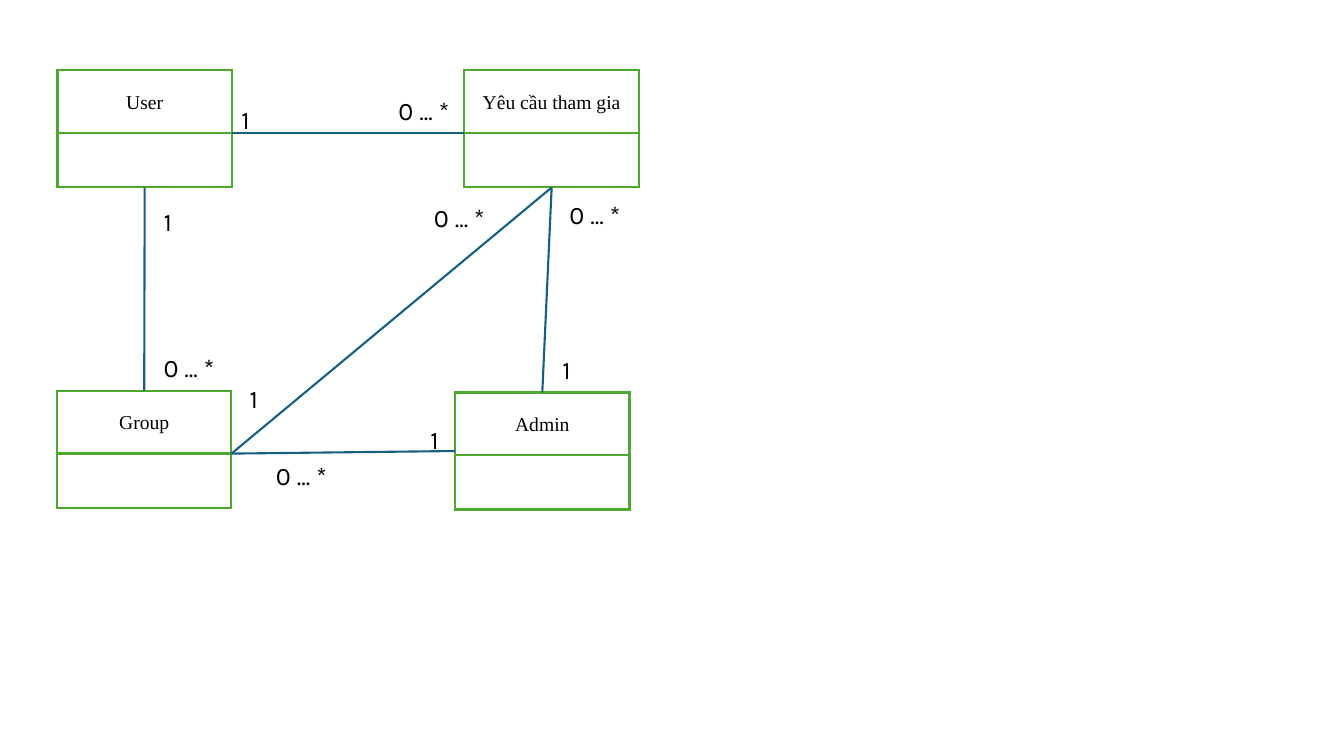
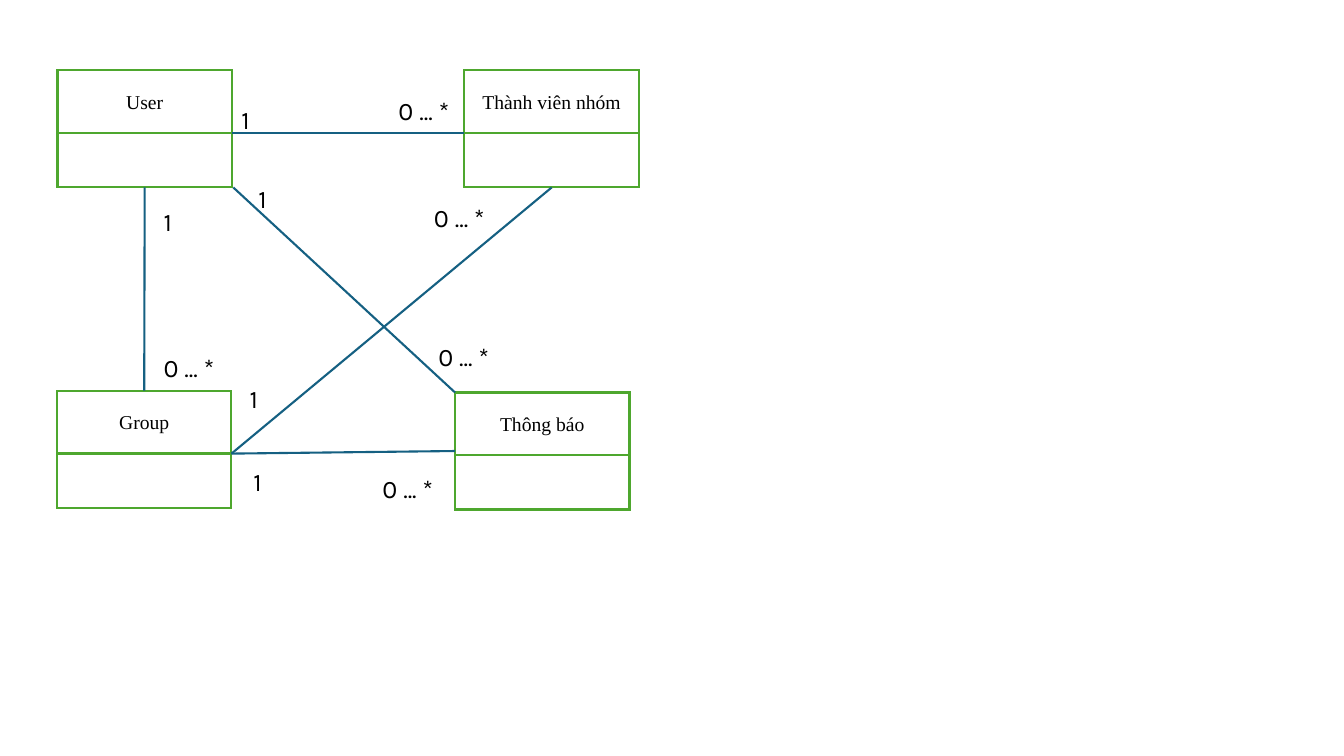
Before and after one commit to nguyenngoctung75/IT3120-PTTKHT, a slide deck: slide 1 of Class Diagram/Class_group.pptx. Drawn at 1344x756 pixels with LibreOffice and Linux fonts; fonts in the diff are those of the drawing. Boxes give left, top, right and bottom in pixels: in the first picture for what was removed or moved away, otherwise in the second. Text is boxed around its words. In the diff, an @@ line names an element or a change of style, - is before the commit and + after.

Commit message:
'update_class_group'

```diff
--- a/Class Diagram/Class_group.pptx
+++ b/Class Diagram/Class_group.pptx
@@ text in rectangle at <box>482,95,621,110</box>: text changed @@
-Yêu cầu tham gia
+Thành viên nhóm
@@ text "1" rewrapped from <box>562,363,570,379</box> to <box>258,192,266,214</box> @@
@@ line moved from (552, 188) - (542, 392) to (233, 188) - (455, 392) @@
@@ text "0 ... *": place and size @@
-text "0 ... *" at <box>276,469,291,486</box>
+text "0 ... *" at <box>438,350,453,367</box>
@@ text in rectangle at <box>500,417,584,436</box>: text changed @@
-Admin
+Thông báo
@@ text "1" rewrapped from <box>430,433,438,453</box> to <box>253,475,261,491</box> @@
@@ text "0 ... *": place and size @@
-text "0 ... *" at <box>569,208,584,225</box>
+text "0 ... *" at <box>382,482,397,499</box>
```
